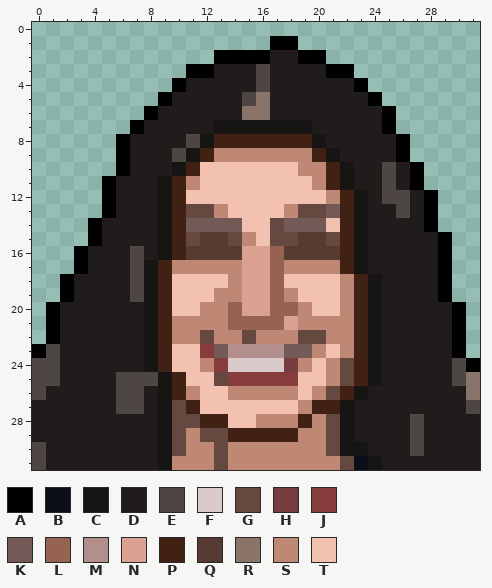
A pixel-art sprite gets an edit: public/img/tfrrsAvatars/8907401_32x32.png. That is the earlier state.
The file is 32x32 pixels. Colours within 5 levels of each other are drawn and written as one.
Palette (. is transparent): A #000000  B #090e19  C #161513  D #1f1c1b  E #4e4643  F #dbcacc  G #654940  H #773c3d  J #853c3b  K #735a57  L #966251  M #b28e8d  N #dba190  P #412114  Q #563b32  R #8a746a  S #be8874  T #f2c1af
Pixels before, first column x 0:
 1 .................AA.............
 2 .............AAAADDAA...........
 3 ...........AADDDEDDDDAA.........
 4 ..........ADDDDDEDDDDDDA........
 5 .........ADDDDDERDDDDDDDA.......
 6 ........ADDDDDDRRDDDDDDDDA......
 7 .......ADDDDDCCCCCCCDDDDDA......
 8 ......ADDDDECPPPPPPPCDDDDDA.....
 9 ......ADDDECPSSSSSSSPCDDDDA.....
10 ......ADDDCPTTTTTTTSSPCDDEDA....
11 .....ADDDCPSTTTTTTTTSPCDDEDA....
12 .....ADDDCPTTTTTTTTTTSPCDEEDA...
13 .....ADDDCPGGSTTTTSGGKPCDDEDA...
14 ....ADDDDCPKKKKTTGKKKTPCDDDDA...
15 ....ADDDDCPGQQGSTGGQQGPCDDDDDA..
16 ...ADDDEDCPQQQQNNLQQQQPCDDDDDA..
17 ...ADDDECPSSSSSNNLSSSSPCDDDDDA..
18 ..ADDDDECPTTTTSNNLTTTTSPCDDDDA..
19 ..ADDDDECPTTTSSNNLSTTTSPCDDDDA..
20 .ADDDDDDCPTTSSLNNLLSTTSPCDDDDDA.
21 .ADDDDDDCPSSSSLLLLNSSSSPCDDDDDA.
22 .ADDDDDDCPSSGSSGSSSGGSSPCDDDDDA.
23 AEDDDDDDCPTTJKMMMMKKSTSPCDDDDDA.
24 EEDDDDDDCPTTSJFFFFHSTSGPCDDDDDEA
25 EEDDDDEEECPTTGJJJJJTTSGPCDDDDDER
26 EDDDDDEEDCPSTTSSSSSTSGPCDDDDDDDR
27 DDDDDDEEDCGPTTTTTTTSPPCDDDDDDDDE
28 DDDDDDDDDCGGPPTTSSSPSGCDDDDEDDDD
29 DDDDDDDDDCGSGGPPPPPSSGCDDDDEDDDD
30 EDDDDDDDDCGSSGSSSSSSSGCCDDDEDDDD
31 EDDDDDDDDCSSSGSSSSSSSSGBCDDDDDDD
After:
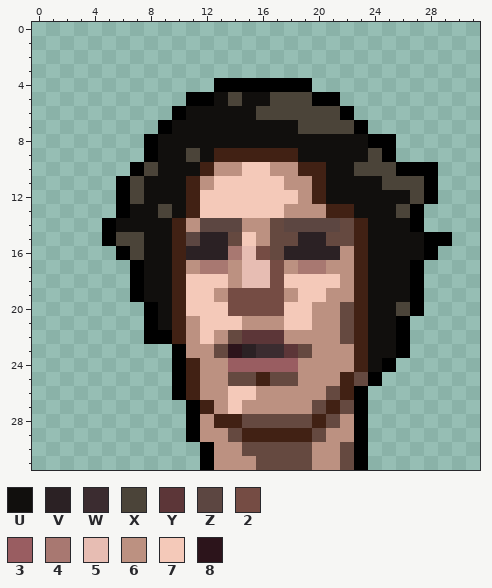
Colours new in this view: U #110f0d  V #2b2124  W #3b2c30  X #4b4439  Y #5c3638  Z #5c4641  2 #754c44  3 #995d61  4 #a87871  5 #e7bdb3  6 #bc9181  7 #f4c9b9  8 #2c141b
Diff:
Changed rows in their new state; - is an unchanged pixel.
first column x 0:
 1 -----------------..-------------
 2 -------------........-----------
 3 -----------............---------
 4 ----------...AAAAAAA....--------
 5 ---------..AAUXUUXXXAA...-------
 6 --------..AUUUUUXXXXXXA...------
 7 -------..AUUUUUUUUUXXXXA..------
 8 ------..AUUUUUUUUUUUUUUUAA.-----
 9 ------..AUUXUPPPPPPUUUUUXA.-----
10 ------.AXUUUP667766PPUUXXXA-A---
11 -----.AXUUUP67777766PUUUUXXXA---
12 -----.AXUUUP77777776PUUUUUUX----
13 -----.AUUXUP777777666P-UUUXA.---
14 ----.AUUUU-6ZZZ66-ZZZZGPUUUA.---
15 ----.AXXUU-ZVV-76--VV-GPUUUUA---
16 ---...AXUU-VVV452GVVVV6PUUUUA.--
17 ---....AUUP644655264466PUUUA..--
18 --.....AUUP777655277776-UUUA..--
19 --.....AUUP776222267766-UUUA..--
20 -.......AUP77722227766G-UUXA...-
21 -.......AUP67776667766G-UUA....-
22 -.......AAP676GYYY6666G-UUA....-
23 ..........A66G8VWWYG666-UUA....-
24 ..........AP66333336666-UA......
25 ..........AP66GGPGG666PGA.......
26 ..........AP667766666--A........
27 ...........AP6766666G-GA........
28 ...........A6-PGGGGGP-6A........
29 ...........A66G----PG66A........
30 ............A66GGGGG66GA........
31 ............A666GGGG66-A........
Changed places in both pictures, as pixel boxes (x1, y1, x2, y2):
changed: (32, 36, 480, 470)
